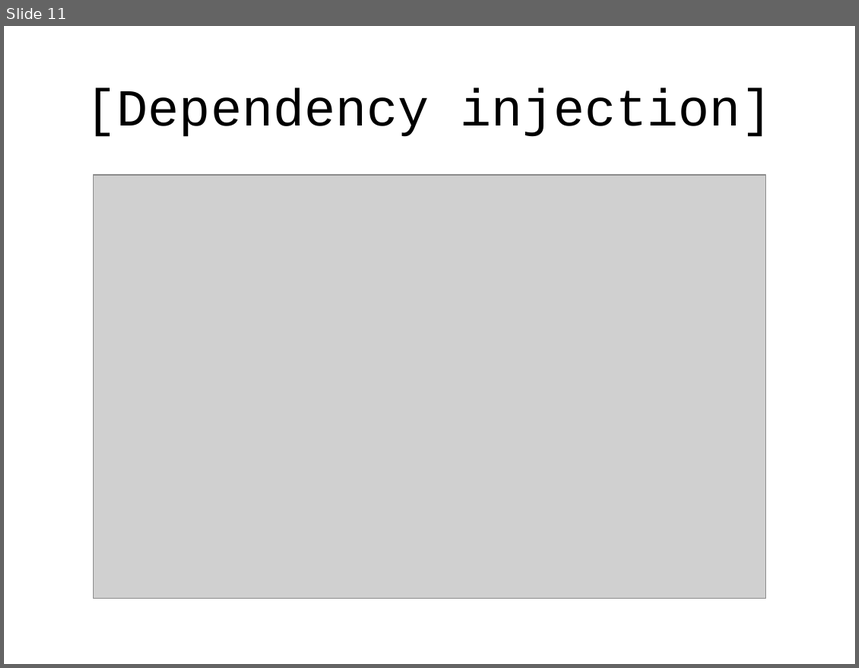
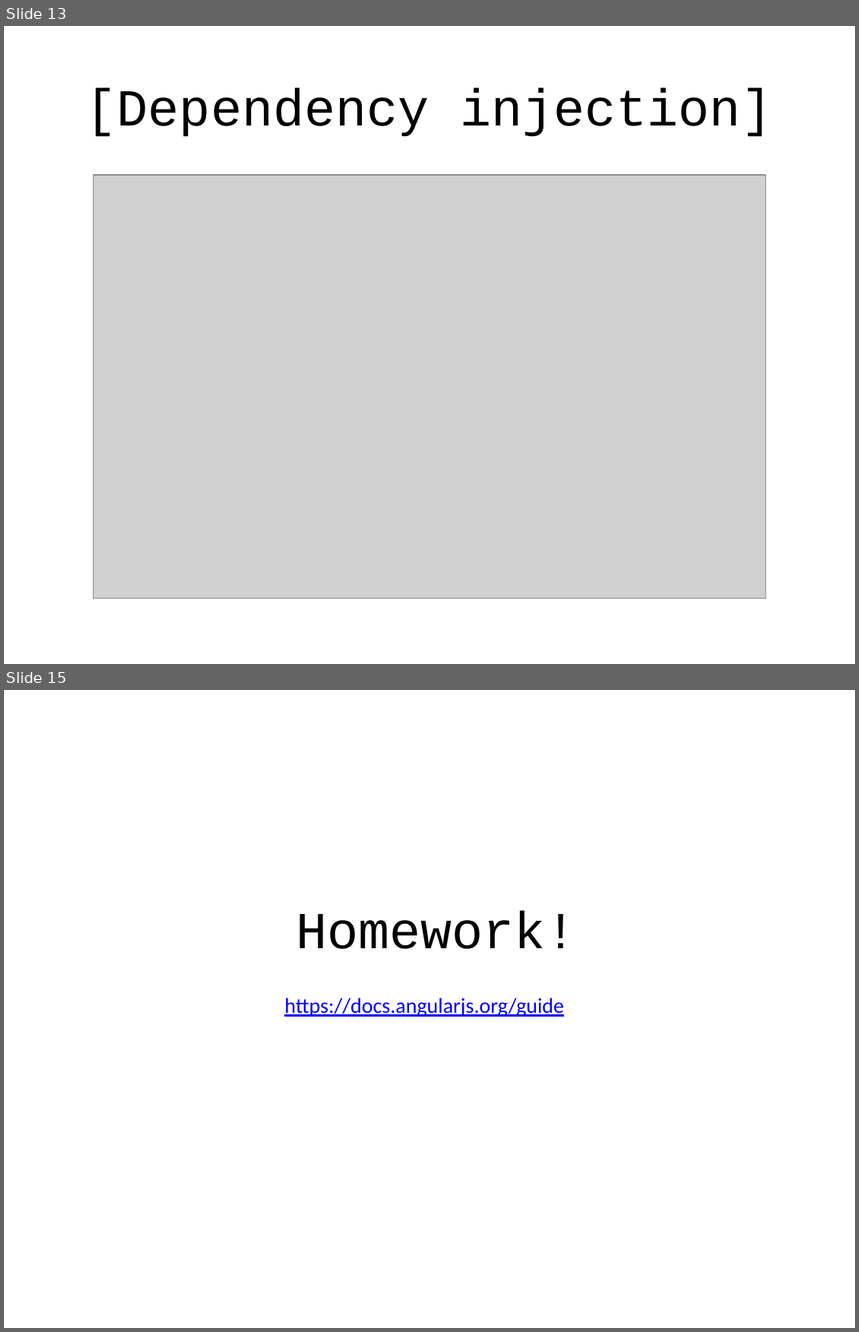
Before and after one commit to alexeymatveevp/angularjs-course, a slide deck: docs/02_ng_basics_followup.pptx. Shown one above the other, each under a label of ours: slide 11 before the commit, slides 13 and 15 after it; the slides between them are not shown. The pictures are 859x668 and 859x1332 pixels, drawn with LibreOffice and Linux fonts; fonts in the diff are those of the drawing; grey boxes stand for pictures. Boxes give left, top, right and bottom in pixels: in the first picture for what was removed or moved away, otherwise in the second. Text is boxed around its words. In the diff, an @@ line names an element or a change of style, - is before the commit and + after.

```diff
--- a/docs/02_ng_basics_followup.pptx
+++ b/docs/02_ng_basics_followup.pptx
@@ slide 15 added at <box>4,690,855,1328</box>, background #FFFFFF @@
@@ title added at <box>296,910,577,949</box>, 44 pt, text #000000 @@
+Homework!
@@ text added at <box>284,998,564,1017</box>, 18 pt, text #0000FF, underline @@
+https://docs.angularjs.org/guide
@@ what was slide 11 is now slide 13 @@
```
Also in this commit, not shown: 4 slides changed, 1 other slide added, 1 slide removed, 4 other files.
